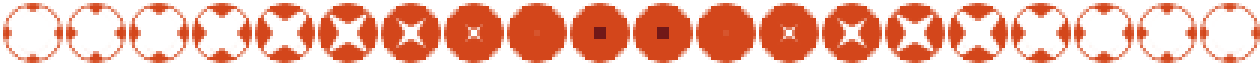
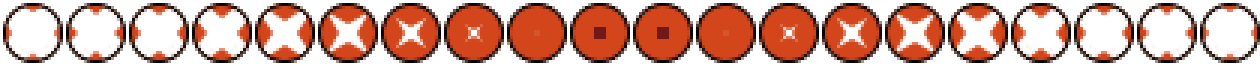
Layered file, before and after one edit (1260x66). Changes by layer:
added layer "Elipse 1 copiar 10" (1st of 10) above "Elipse 1 copiar 10" over [left=1200, top=3, right=1260, bottom=63]
added layer "Elipse 1 copiar 10" (2nd of 10) above "Elipse 1 copiar 10" over [left=1137, top=3, right=1197, bottom=63]
added layer "Elipse 1 copiar 10" (3rd of 10) above "Elipse 1 copiar 10" over [left=1074, top=3, right=1134, bottom=63]
added layer "Elipse 1 copiar 10" (4th of 10) above "Elipse 1 copiar 10" over [left=1011, top=3, right=1071, bottom=63]
added layer "Elipse 1 copiar 10" (5th of 10) above "Elipse 1 copiar 10" over [left=948, top=3, right=1008, bottom=63]
added layer "Elipse 1 copiar 10" (6th of 10) above "Elipse 1 copiar 10" over [left=885, top=3, right=945, bottom=63]
added layer "Elipse 1 copiar 10" (7th of 10) above "Elipse 1 copiar 10" over [left=822, top=3, right=882, bottom=63]
added layer "Elipse 1 copiar 10" (8th of 10) above "Elipse 1 copiar 10" over [left=759, top=3, right=819, bottom=63]
added layer "Elipse 1 copiar 10" (9th of 10) above "Elipse 1 copiar 10" over [left=696, top=3, right=756, bottom=63]
added layer "Elipse 1 copiar 10" (10th of 10) above "Elipse 1 copiar 9" over [left=633, top=3, right=693, bottom=63]
added layer "Elipse 1 copiar 9" above "Elipse 1 copiar 8" over [left=570, top=3, right=630, bottom=63]
added layer "Elipse 1 copiar 8" above "Elipse 1 copiar 7" over [left=507, top=3, right=567, bottom=63]
added layer "Elipse 1 copiar 7" above "Elipse 1 copiar 6" over [left=444, top=3, right=504, bottom=63]
added layer "Elipse 1 copiar 6" above "Elipse 1 copiar 5" over [left=381, top=3, right=441, bottom=63]
added layer "Elipse 1 copiar 5" above "Elipse 1 copiar 4" over [left=318, top=3, right=378, bottom=63]
painted on "Camada 1" over [left=3, top=3, right=1260, bottom=63]
removed layer "Mapa de Degradê 1" over [left=3, top=3, right=1260, bottom=63]
…and 5 more changes (5 added)
